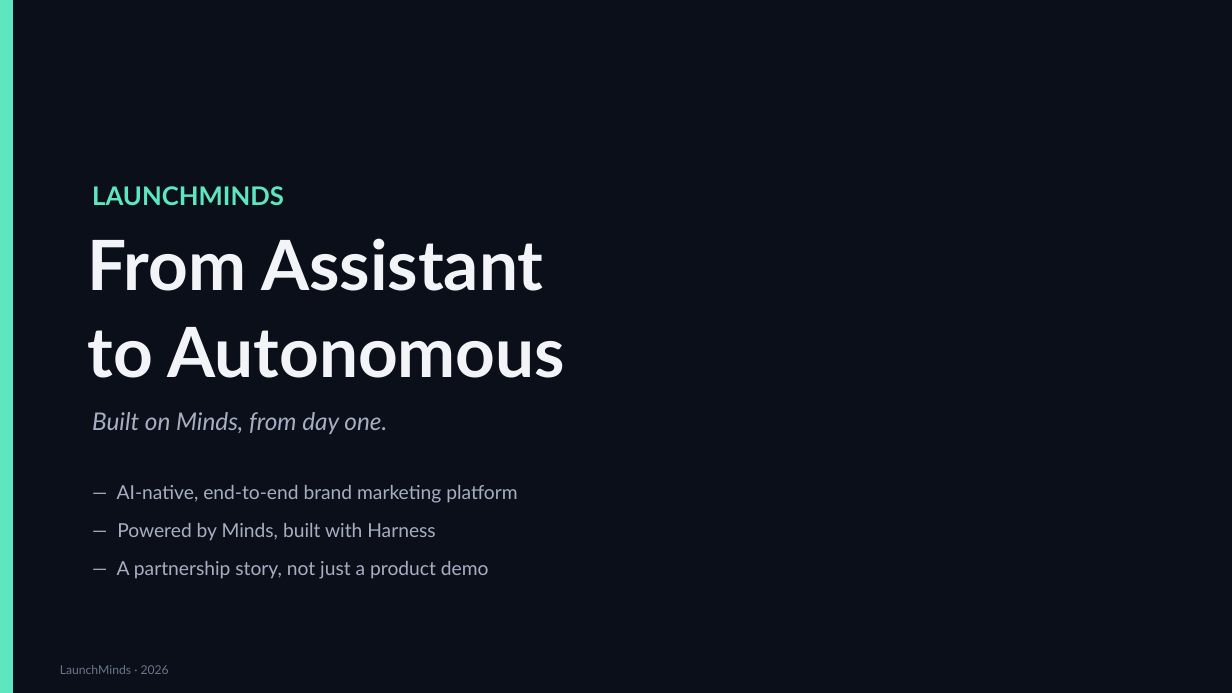
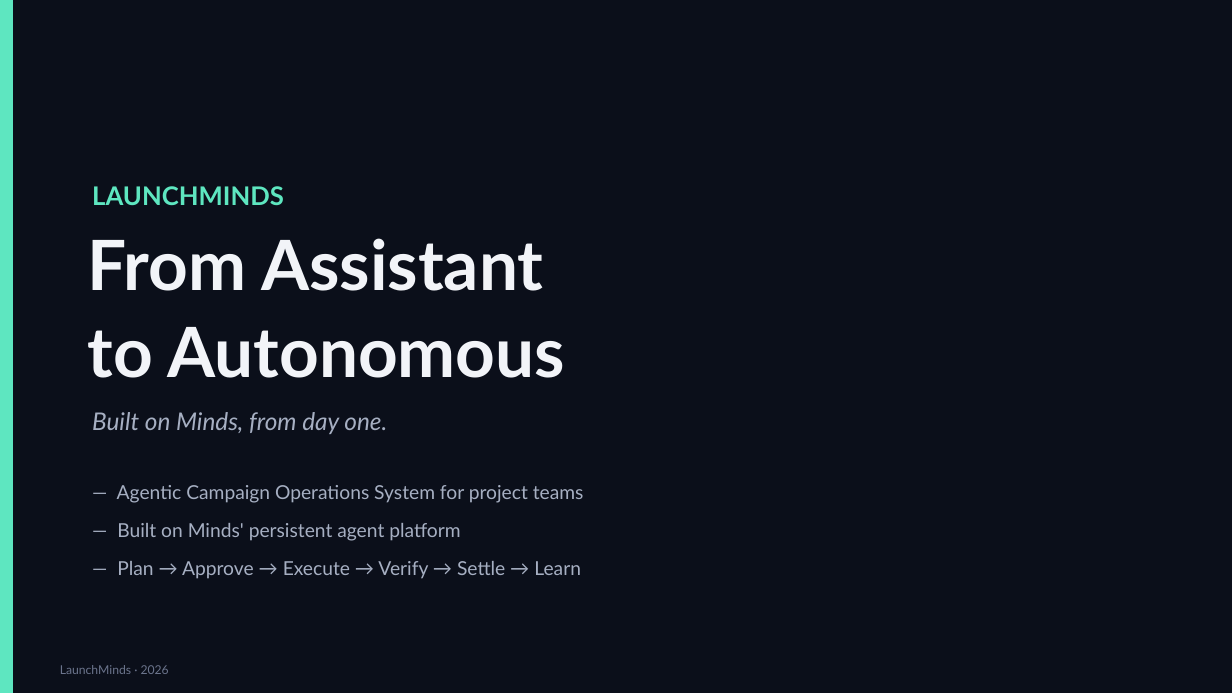
Before and after one commit to dingjoys/focus-mind, a slide deck: slide 1 of presentations/launchminds-agent-evolution-2026-08/launchminds-deck.pptx. Drawn at 1232x693 pixels with LibreOffice and Linux fonts; fonts in the diff are those of the drawing. Boxes give left, top, right and bottom in pixels: in the first picture for what was removed or moved away, otherwise in the second. Text is boxed around its words. In the diff, an @@ line names an element or a change of style, - is before the commit and + after.

```diff
--- a/presentations/launchminds-agent-evolution-2026-08/launchminds-deck.pptx
+++ b/presentations/launchminds-agent-evolution-2026-08/launchminds-deck.pptx
@@ text at (117,485,584,579): text changed @@
-— AI-native, end-to-end brand marketing platform
-— Powered by Minds, built with Harness
-— A partnership story, not just a product demo
+— Agentic Campaign Operations System for project teams
+— Built on Minds' persistent agent platform
+— Plan → Approve → Execute → Verify → Settle → Learn
```
Also in this commit, not shown: 5 other slides changed, 2 slides added, 2 slides removed, 2 other files.
